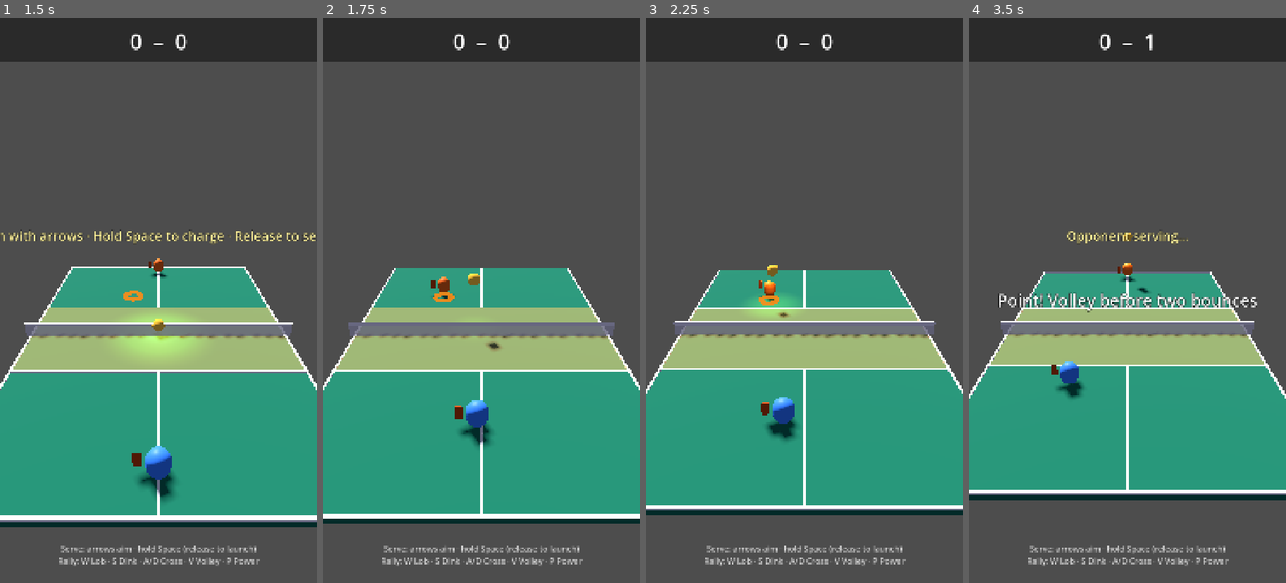
Above: before the commit, frames 1-4 (left to right).
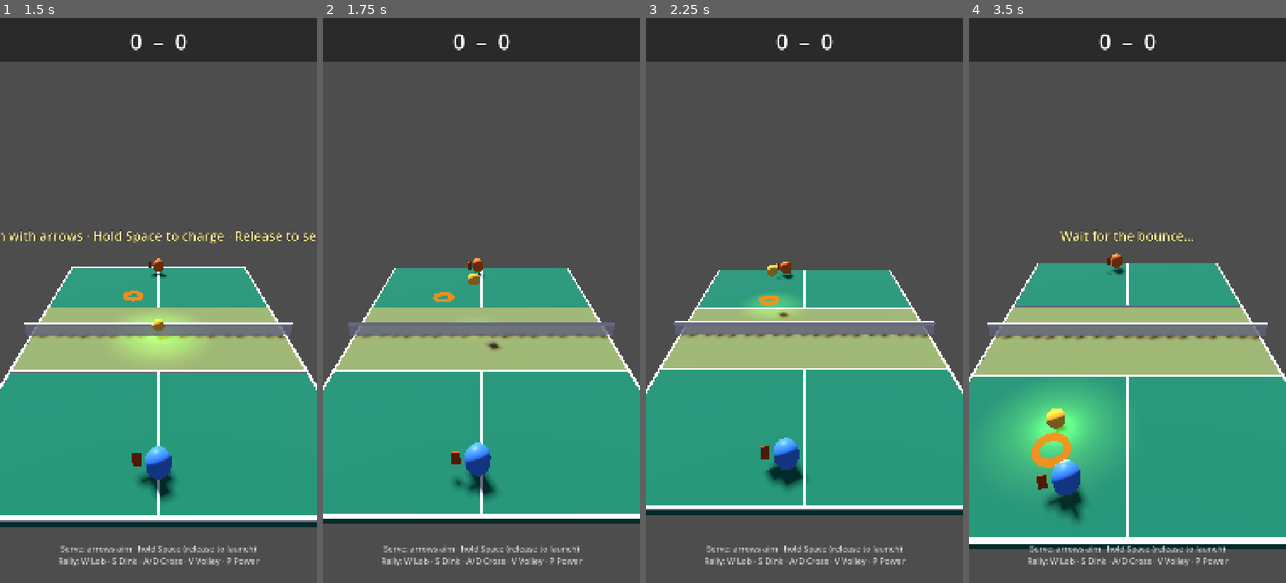
Above: after the commit, the same moments.

Repository: altafhssn/pickleball
Game: Godot game, scene res://scenes/Main.tscn
Same seed, same stepped clock (60 frames per second), same inputs: the game is played once before the commit and once after it.
Inputs (mouse positions are in pixels of both pictures, inside the frame that each line leads up to):
- Up to frame 1 (1.5 s): click "▶ Quick Match" at 0.5 s; tap Enter at 1.25 s; move the mouse to (228, 272) at 1.27 s; hold Right from 1.28 s (still down); hold V from 1.28 s (still down); click (228, 272) at 1.42 s
- Up to frame 2 (1.75 s): keep holding Right; keep holding V; tap Space at 1.52 s
- Up to frame 3 (2.25 s): release Right at 2 s; release V at 2 s; drag from (741, 328) to (788, 413) at 2.02 s
- Up to frame 4 (3.5 s): move the mouse to (1159, 176) at 2.77 s; hold Right from 2.78 s (still down); hold V from 2.78 s (still down)

Frame 1 is identical in both runs. In frame 2, 1.6% of the frame differs, in the area x 34-55%, y 42-86%; in frame 3, 1.6%; in frame 4, 23%, in the area x 0-100%, y 2-94%.

Commit message:
[movement] Characters stay at baseline; only lateral lean
User feedback: "the player position automatically shifts to the ball
bounce point" — felt like the character was playing itself instead of
the user.

Replaced the predicted-landing auto-mover with simple lateral tracking:
- Player and opponent each hold their baseline z (-1.3 / +1.3).
- Only their x leans toward the ball.x. Stronger lean (0.7) when the
  ball is on your side, gentler (0.3) when it's on the opponent's.
- Doubles partners similarly clamp to their side of the court.

Ball.hit() applies velocity to the ball wherever it actually is, so
the character not being on top of the bounce point is purely
cosmetic — gameplay still works. The result is a much calmer feel:
characters look like they're "watching" the ball with a slight body
shift rather than running across the court automatically.

Co-Authored-By: Claude Opus 4.7 <noreply@anthropic.com>

Diff:
--- a/scripts/Main.gd
+++ b/scripts/Main.gd
@@ -475,45 +475,34 @@
 	var opp_target_x = 0.0
 
 	if ball.is_in_play:
-		# Predict where the ball will land (or current position if already low).
-		var landing: Vector3 = _predict_ball_landing()
-
-		# Player movement clamps to [-1.3, -0.55] — between back baseline and
-		# just outside the kitchen line, so the auto-mover never parks the
-		# player inside the no-volley zone.
-		if ball.position.z < 0:
-			# Ball on player's side — move to predicted landing if available.
-			var plx: float = landing.x if landing.z < -0.05 else ball.position.x
-			var plz: float = landing.z if landing.z < -0.05 else ball.position.z
-			if is_doubles:
+		# Characters HOLD their baseline z. Only lateral (x) lean to track
+		# the ball, so the player doesn't feel like the character is
+		# auto-running to the landing spot. Ball.hit() applies the new
+		# velocity wherever the ball actually is, so the character not
+		# being on top of the ball is purely cosmetic.
+		if is_doubles:
+			if ball.position.z < 0:
 				if ball.position.x < 0:
-					player_target_z = clampf(plz + 0.1, -1.3, -0.55)
-					player_target_x = clampf(plx, -0.5, 0.0)
+					player_target_z = PLAYER_BASELINE
+					player_target_x = clampf(ball.position.x, -0.5, 0.0)
 				else:
 					player_target_z = PLAYER_BASELINE
 					player_target_x = PLAYER_LEFT
+			if ball.position.z > 0 and ball.position.x < 0:
+				opp_target_z = OPPONENT_BASELINE
+				opp_target_x = clampf(ball.position.x, -0.5, 0.0)
+		else:
+			# Singles: both characters lean toward the ball.
+			player_target_z = PLAYER_BASELINE
+			opp_target_z = OPPONENT_BASELINE
+			# Stronger lateral lean when the ball is on your side, mild
+			# tracking when it's on the opponent's.
+			if ball.position.z < 0:
+				player_target_x = clampf(ball.position.x * 0.7, -0.5, 0.5)
+				opp_target_x = clampf(ball.position.x * 0.3, -0.4, 0.4)
 			else:
-				player_target_z = clampf(plz + 0.1, -1.3, -0.55)
-				player_target_x = clampf(plx, -0.4, 0.4)
-			# Singles opponent: hold the kitchen line, tracking ball laterally.
-			if not is_doubles:
-				opp_target_z = 0.55
-				opp_target_x = clampf(ball.position.x * 0.5, -0.4, 0.4)
-		else:
-			# Ball on opponent's side — opponent moves to predicted landing,
-			# player drifts laterally to track the ball for visibility.
-			if not is_doubles:
-				var lz: float = landing.z if landing.z > 0.05 else ball.position.z
-				var lx: float = landing.x if landing.z > 0.05 else ball.position.x
-				opp_target_z = clampf(lz + 0.08, 0.55, 1.3)
-				opp_target_x = clampf(lx, -0.4, 0.4)
-				# Player tracks ball.x while waiting for the ball to come back.
-				player_target_x = clampf(ball.position.x * 0.4, -0.3, 0.3)
-				player_target_z = -1.0  # Shift back to baseline-ish
-
-		if is_doubles and ball.position.z > 0:
-			if ball.position.x < 0:
-				opp_target_z = clampf(ball.position.z - 0.1, 0.55, 1.3)
+				player_target_x = clampf(ball.position.x * 0.3, -0.4, 0.4)
+				opp_target_x = clampf(ball.position.x * 0.7, -0.5, 0.5)
 
 	# Move rate per second. Characters need to keep visible pace with the
 	# ball (which travels 3–6 units/sec) so the user can read what's happening.
